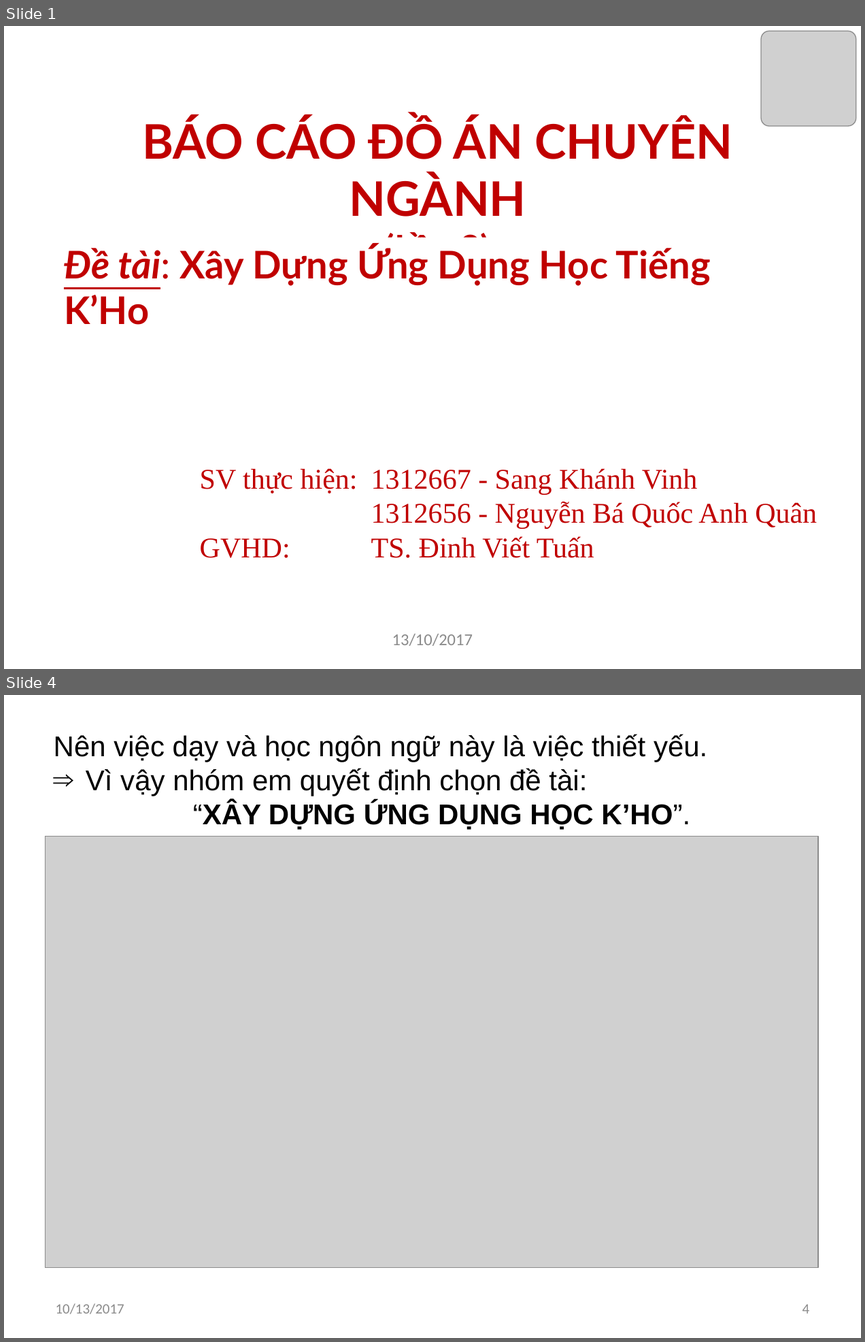
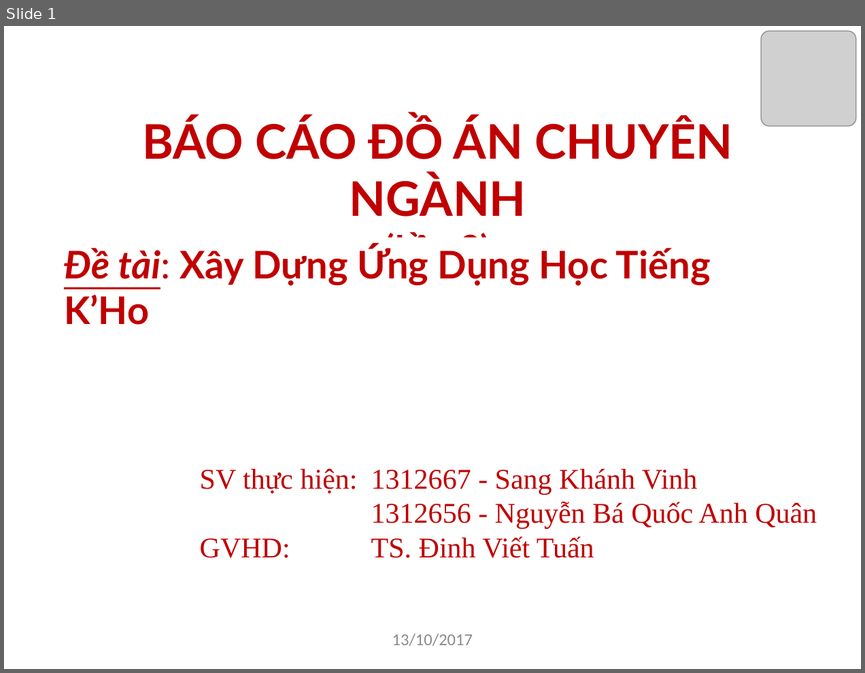
Before and after one commit to khanhvinhit/Do-An, a slide deck: THESIS/DACN_UD_Hoc_KHo_CTK37_BaoCao_D2.pptx. Shown one above the other, each under a label of ours: slides 1 and 4 before the commit, slide 1 after it; the slides between them are not shown. The pictures are 865x1342 and 865x673 pixels, drawn with LibreOffice and Linux fonts; fonts in the diff are those of the drawing; grey boxes stand for pictures. Boxes give left, top, right and bottom in pixels: in the first picture for what was removed or moved away, otherwise in the second. Text is boxed around its words. In the diff, an @@ line names an element or a change of style, - is before the commit and + after.

```diff
--- a/THESIS/DACN_UD_Hoc_KHo_CTK37_BaoCao_D2.pptx
+++ b/THESIS/DACN_UD_Hoc_KHo_CTK37_BaoCao_D2.pptx
@@ slide 4 removed at [4,695,861,1338], background #FFFFFF @@
@@ text removed at [54,734,707,830] @@
-Nên việc dạy và học ngôn ngữ này là việc thiết yếu.
-⇒ Vì vậy nhóm em quyết định chọn đề tài:
-“XÂY DỰNG ỨNG DỤNG HỌC K’HO”.
@@ picture removed at [45,836,818,1268] @@
@@ text removed at [56,1303,124,1314] @@
-10/13/2017
@@ page number removed at [802,1304,810,1313] @@
-4
```
Also in this commit, not shown: 9 slides changed, 6 slides added, 14 other slides removed, 1 other file.
